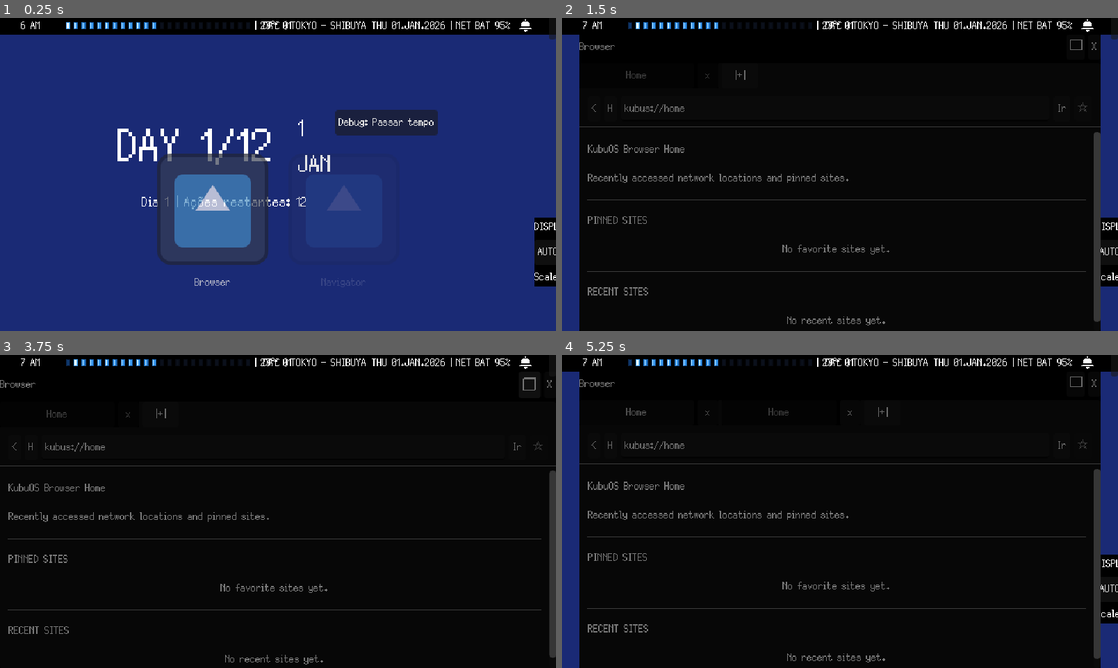
Above: before the commit, frames 1-4 (two rows, left to right).
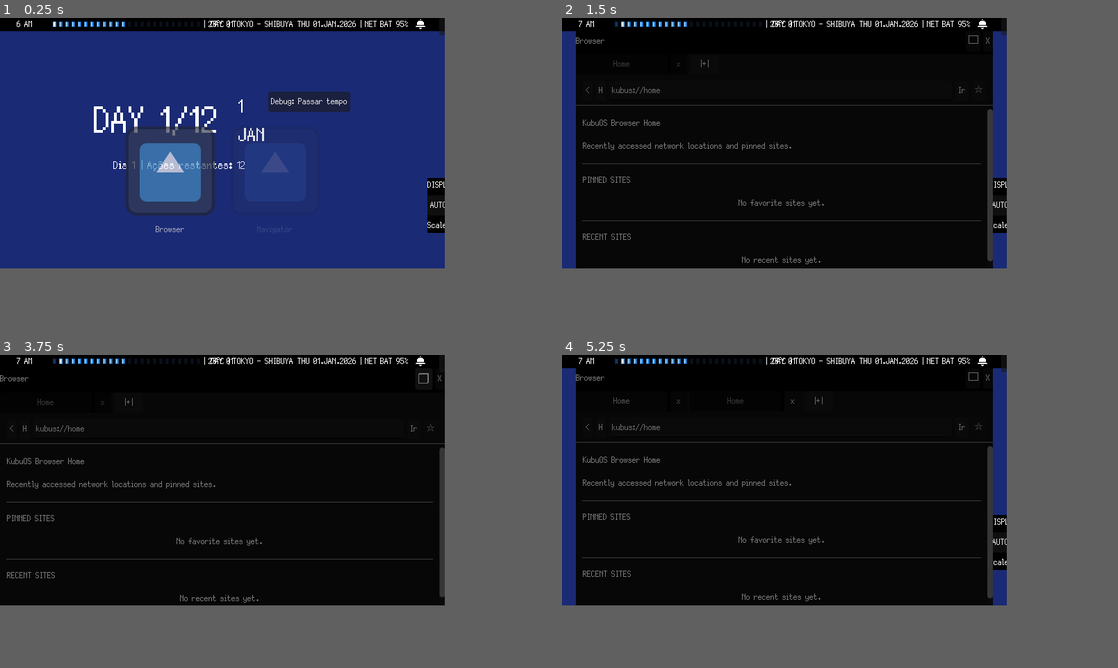
Above: after the commit, the same moments.

Repository: GYU-GAZE/NULL-NETWORK
Game: Godot game, scene res://core/main.tscn
Same seed, same stepped clock (60 frames per second), same inputs: the game is played once before the commit and once after it. The engine's default icon, where the game draws it, is replaced by a stand-in: a white triangle on a blue panel in a dark square.
Inputs:
- Up to frame 1 (0.25 s): no input
- Up to frame 2 (1.5 s): click "Debug: Passar tempo" at 0.5 s; click "Browser" at 1.25 s
- Up to frame 3 (3.75 s): click "Navigator" at 2 s; click "AUTO" at 2.75 s; click "□" at 3.5 s
- Up to frame 4 (5.25 s): click "❐" at 4.25 s; click "|+|" at 5 s
The window is 800x450 before the commit and 640x360 after it. Grey fills any space a smaller window leaves; there, only what the larger window draws over its background counts as a difference.

The runs differ from the first frame. In frame 1, 14% of the frame differs, in the area x 0-100%, y 0-86%; in frame 2, 9.9%; in frame 3, 4.9%; in frame 4, 9.9%.

Commit message:
Disable fixed project viewport stretch

Diff:
--- a/project.godot
+++ b/project.godot
@@ -36,10 +36,9 @@
 
 [display]
 
-window/size/viewport_width=960
-window/size/viewport_height=540
-window/stretch/mode="viewport"
-window/stretch/scale_mode="integer"
+window/size/viewport_width=1280
+window/size/viewport_height=720
+window/stretch/mode="disabled"
 
 [gui]
 
